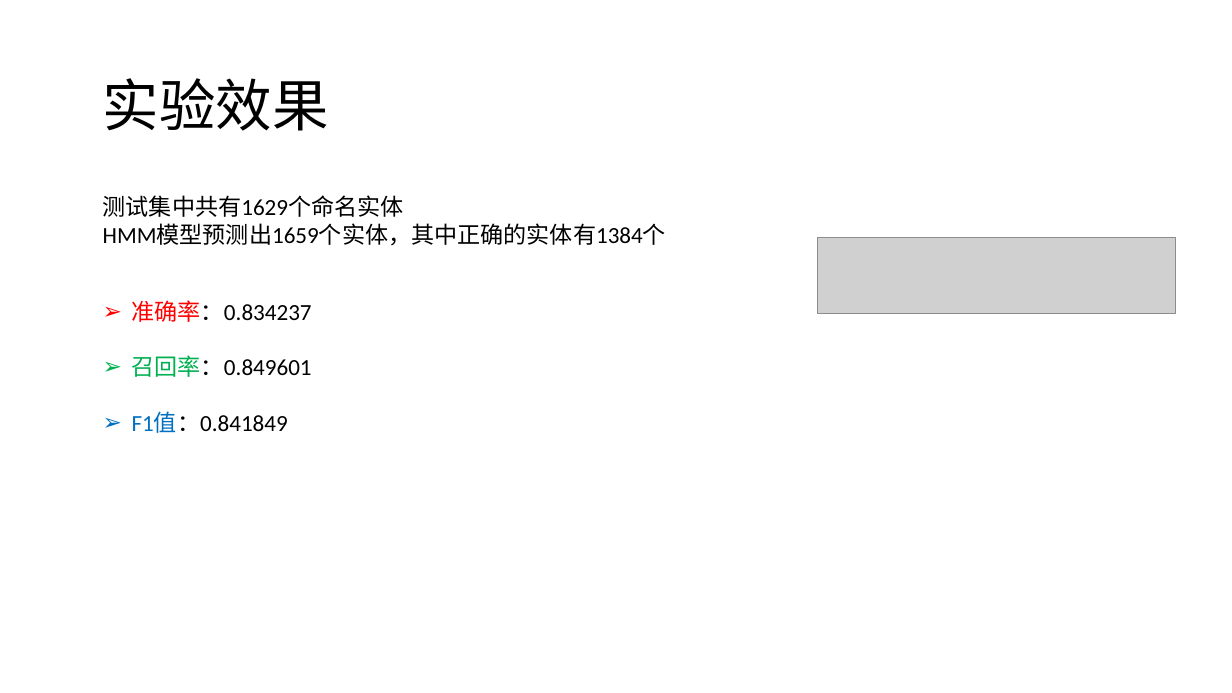
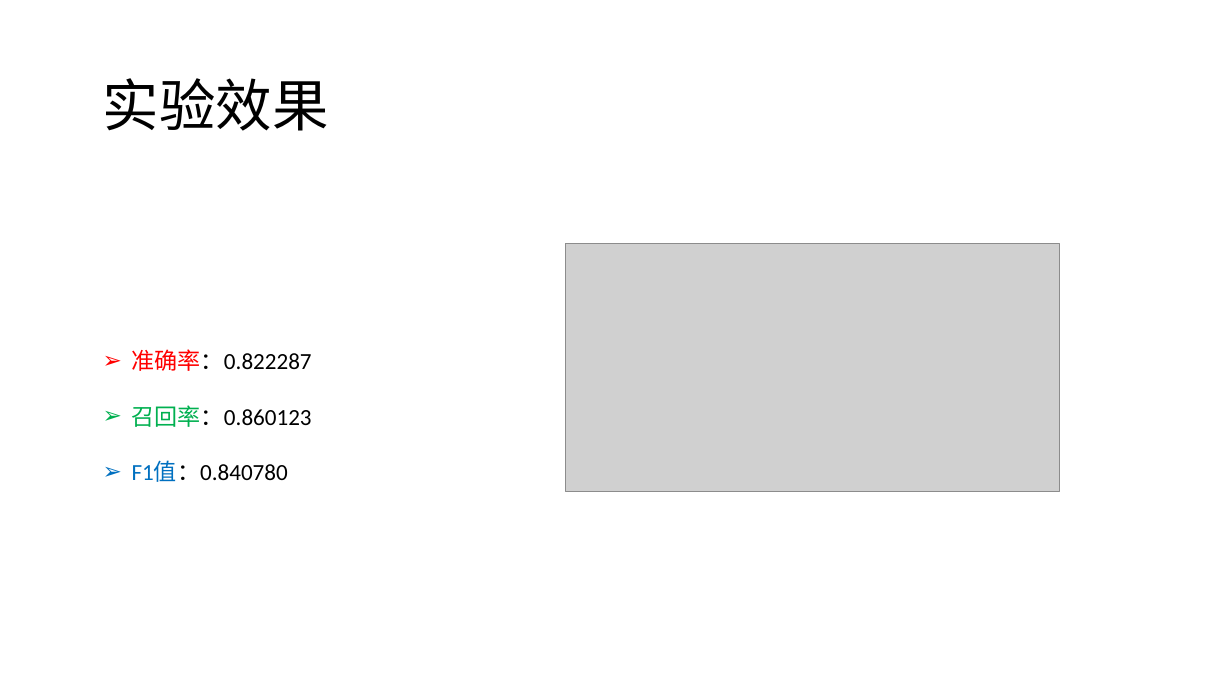
Before and after one commit to zyxdSTU/learning, a slide deck: slide 6 of 机器学习作业/命名实体识别/基于HMM的命名实体识别.pptx. Drawn at 1232x693 pixels with LibreOffice and Linux fonts; fonts in the diff are those of the drawing; grey boxes stand for pictures. Boxes give left, top, right and bottom in pixels: in the first picture for what was removed or moved away, otherwise in the second. Text is boxed around its words. In the diff, an @@ line names an element or a change of style, - is before the commit and + after.

```diff
--- a/机器学习作业/命名实体识别/基于HMM的命名实体识别.pptx
+++ b/机器学习作业/命名实体识别/基于HMM的命名实体识别.pptx
@@ text removed at (103,195,666,246) @@
-测试集中共有1629个命名实体
-HMM模型预测出1659个实体，其中正确的实体有1384个
@@ picture removed at (818,238,1176,313) @@
@@ picture added at (566,244,1060,492) @@
@@ text at (132,349,312,482): text changed @@
-➢ 准确率：0.834237
-➢ 召回率：0.849601
-➢ F1值：0.841849
+➢ 准确率：0.822287
+➢ 召回率：0.860123
+➢ F1值：0.840780
```
Also in this commit, not shown: 3 other slides changed, 11 other files.
